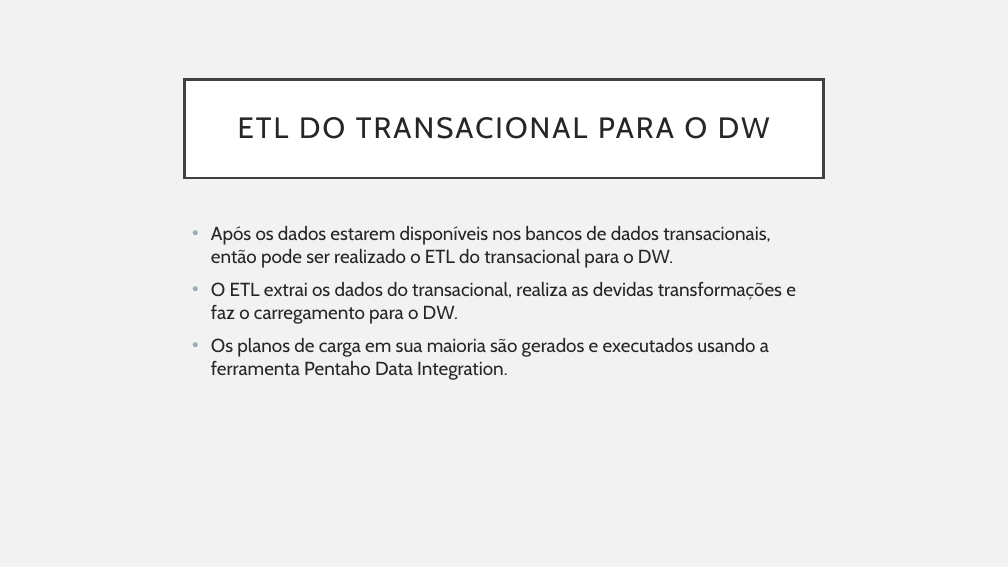
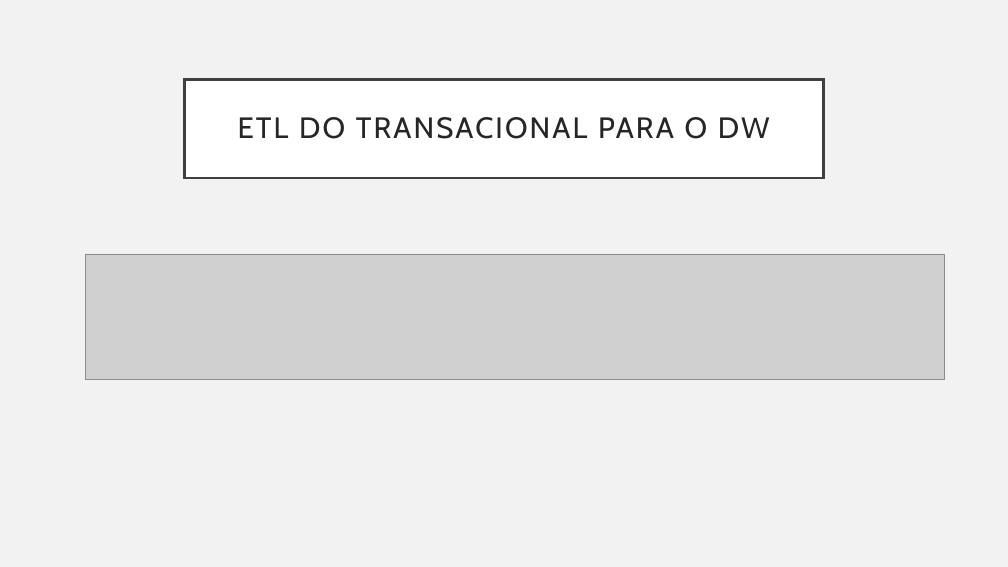
Before and after one commit to martins9/repositoriomonografia, a slide deck: slide 12 of Apresentação_Monografia.pptx (slide 16 before the commit). Drawn at 1008x567 pixels with LibreOffice and Linux fonts; fonts in the diff are those of the drawing; grey boxes stand for pictures. Boxes give left, top, right and bottom in pixels: in the first picture for what was removed or moved away, otherwise in the second. Text is boxed around its words. In the diff, an @@ line names an element or a change of style, - is before the commit and + after.

```diff
--- a/Apresentação_Monografia.pptx
+++ b/Apresentação_Monografia.pptx
@@ text removed at [211, 226, 796, 380] @@
-• Após os dados estarem disponíveis nos bancos de dados transacionais, então pode ser realizado o ETL do transacional para o DW.
-• O ETL extrai os dados do transacional, realiza as devidas transformações e faz o carregamento para o DW.
-• Os planos de carga em sua maioria são gerados e executados usando a ferramenta Pentaho Data Integration.
@@ picture added at [85, 254, 944, 380] @@
```
Also in this commit, not shown: 10 other slides changed, 1 slide added, 5 slides removed, 1 other file.
